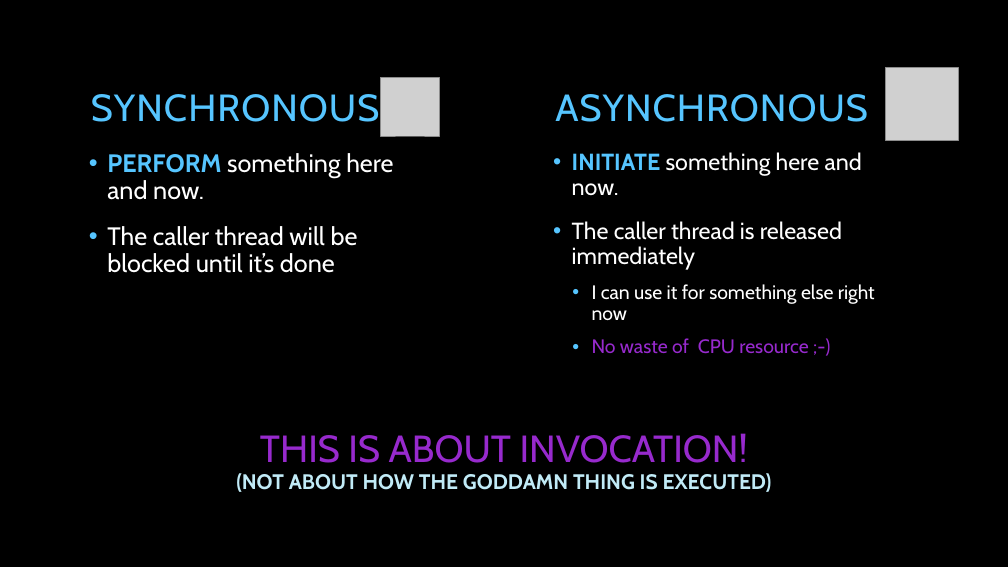
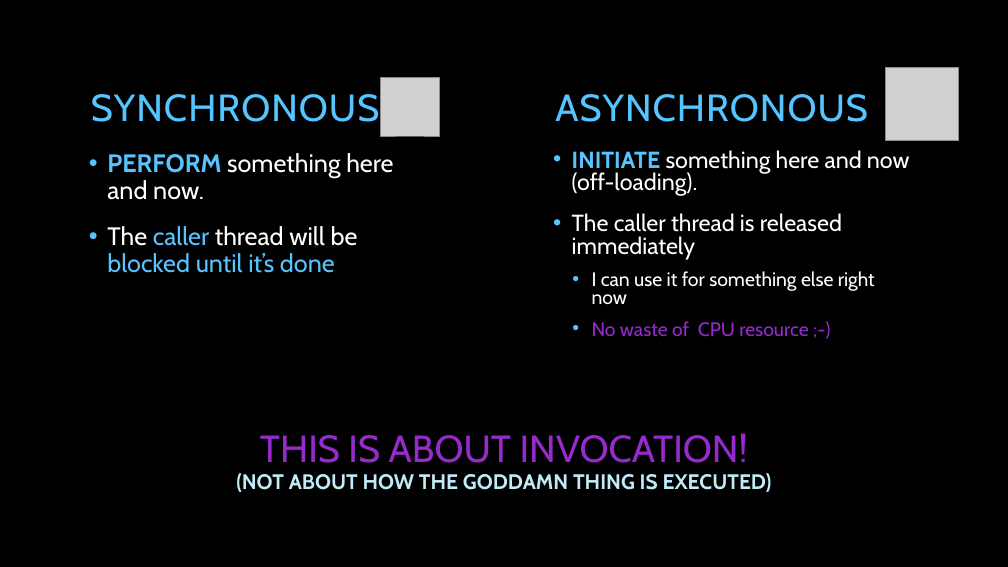
Before and after one commit to tpierrain/talk-AsyncAwait, a slide deck: slide 34 of AsyncAwait...ohWait.pptx (slide 33 before the commit). Drawn at 1008x567 pixels with LibreOffice and Linux fonts; fonts in the diff are those of the drawing; grey boxes stand for pictures; background and template pictures are left out. Boxes give left, top, right and bottom in pixels: in the first picture for what was removed or moved away, otherwise in the second. Text is boxed around its words. In the diff, an @@ line names an element or a change of style, - is before the commit and + after.

```diff
--- a/AsyncAwait...ohWait.pptx
+++ b/AsyncAwait...ohWait.pptx
@@ text at box(572, 150, 910, 196): text changed @@
-• INITIATE something here and now.
+• INITIATE something here and now (off-loading).
@@ text at box(107, 226, 358, 273): text colour #FFFFFF to #56C5FF in "caller blocked until it’s done" @@
@@ text at box(572, 213, 875, 337): line spacing 0.9 to 0.8 @@
```
Also in this commit, not shown: 26 other slides changed, 4 slides added.
